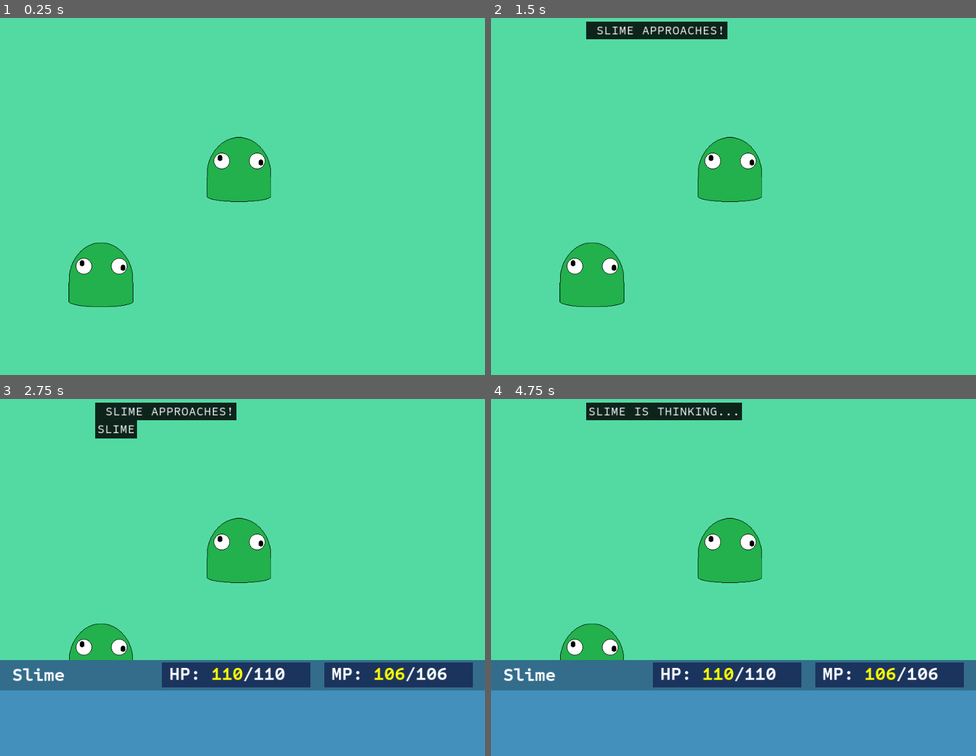
Above: before the commit, frames 1-4 (two rows, left to right).
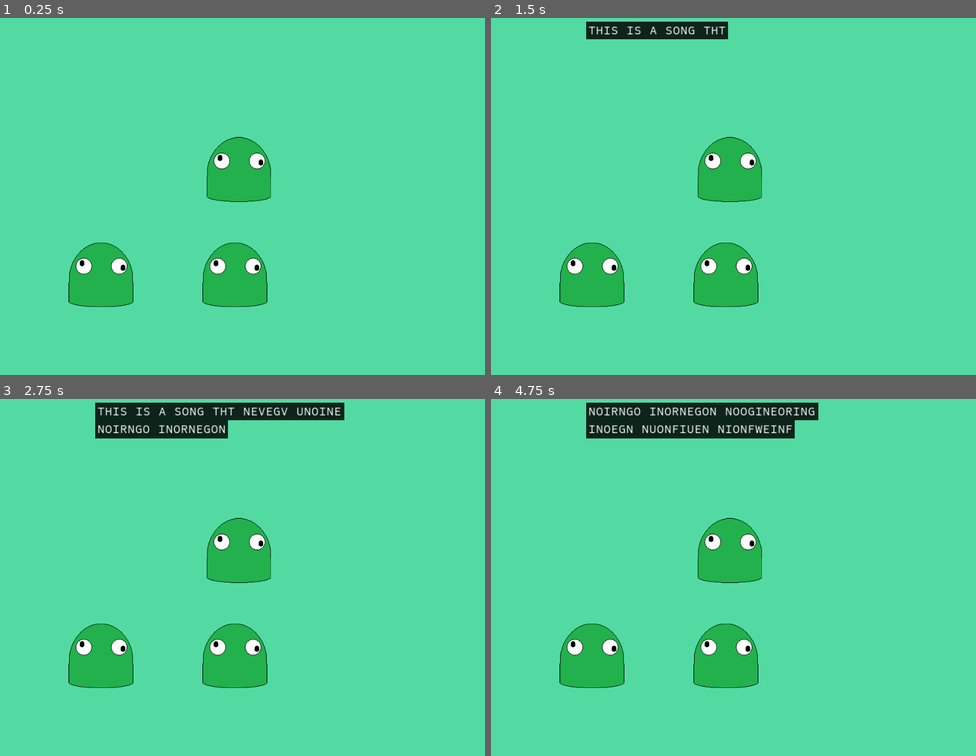
Above: after the commit, the same moments.

Repository: Tougon/CopyrightRPG
Game: Godot game, scene res://src/RPGData/Scenes/BattleScene.tscn
Same seed, same stepped clock (60 frames per second), same inputs: the game is played once before the commit and once after it. This scene is started directly instead of the project's main scene. Video files are missing from this copy of the repository; at most half a second of black plays in their place.
Inputs (mouse positions are in pixels of both pictures, inside the frame that each line leads up to):
- Up to frame 1 (0.25 s): no input
- Up to frame 2 (1.5 s): tap Enter at 0.5 s; move the mouse to (840, 175) at 0.52 s; move the mouse to (636, 210) at 1.27 s
- Up to frame 3 (2.75 s): move the mouse to (291, 495) at 2.02 s
- Up to frame 4 (4.75 s): move the mouse to (709, 645) at 2.77 s; tap Space at 3.5 s; move the mouse to (879, 627) at 3.52 s; move the mouse to (588, 520) at 4.27 s

The runs differ from the first frame. In frame 1, 2.1% of the frame differs, in the area x 41-56%, y 62-81%; in frame 2, 2.4%; in frame 3, 30%; in frame 4, 31%, in the area x 0-100%, y 1-100%.

Commit message:
12-4-23 - Dialogue fixes
Fixed edge cases where dialogue would not work as intended.

Diff:
--- a/src/BattleDialogue/Scripts/DialogueCanvas.gd
+++ b/src/BattleDialogue/Scripts/DialogueCanvas.gd
@@ -27,6 +27,7 @@
 
 # Called when the node enters the scene tree for the first time.
 func _ready():
+	current_rows = 0;
 	text_label.clear();
 	EventManager.on_dialogue_queue.connect(_on_dialogue_queue);
 	EventManager.on_message_queue.connect(_on_message_queue);
@@ -48,12 +49,13 @@
 
 
 func print_dialogue(text : String):
+	current_rows += 1;
 
 	if text_label.get_parsed_text().length() > 1:
 		text_label.add_text("\n");
 
-		if text_label.get_paragraph_count() > (max_rows + 1):
-				text_label.remove_paragraph(1);
+		if current_rows > max_rows:
+			_remove_extra_rows();
 
 	is_printing = true;
 
@@ -122,14 +124,16 @@
 
 		# If the width exceeds the limit add a new line before continuing
 		if width >= text_label.get_rect().size.x:
-			if n < splits.size() - 1:
+			current_rows += 1;
+
+			if n < splits.size():
 				await get_tree().create_timer(row_pause).timeout;
 				text_label.add_text("\n");
 				_row_display_delay(current_line);
 
 			# If the number of lines are too great, immediately remove the first line
-			if text_label.get_paragraph_count() > (max_rows + 1):
-				text_label.remove_paragraph(1);
+			if current_rows > max_rows:
+				_remove_extra_rows();
 			current_line = "";
 		else:
 			if n > 0:
@@ -146,6 +150,26 @@
 	is_printing = false;
 
 
+func _remove_extra_rows():
+
+	var current_display = text_label.get_parsed_text().split("\n");
+
+	current_rows = 0;
+	text_label.clear();
+	text_label.append_text(bbcode);
+
+	while current_display.size() > max_rows:
+		current_display.remove_at(0);
+
+	for n in current_display.size():
+
+		if n > 0:
+			text_label.add_text("\n");
+
+		text_label.add_text(current_display[n].replace("\t", ""));
+		current_rows += 1;
+
+
 func _row_display_delay(row : String):
 	# Clean up spaces
 	row = row.replace(" ", "");
@@ -164,9 +188,9 @@
 	for n in current_display.size():
 
 		var line = current_display[n].replace("\t", "").replace(" ", "");
-
-		if line == row:
+		if line == row && to_remove == -1:
 			to_remove = n+1;
+			current_rows -= 1;
 			continue;
 
 		if row_num > 0:
--- a/src/RPGData/Scenes/BattleScene.gd
+++ b/src/RPGData/Scenes/BattleScene.gd
@@ -25,7 +25,9 @@
 		await fade_sequence.tween_ended;
 
 	# Print the opening dialogue
-	EventManager.on_dialogue_queue.emit(_get_intro_dialogue());
+	#EventManager.on_dialogue_queue.emit(_get_intro_dialogue());
+	EventManager.on_dialogue_queue.emit("this is a song tht nevegv unoine noirngo inornegon noogineoring inoegn nuonfiuen nionfweinf niowfoienonf");
+
 	await EventManager.on_sequence_queue_empty;
 
 	# Begin the turn
@@ -33,12 +35,33 @@
 
 
 func _begin_turn():
+	EventManager.on_turn_begin.emit();
+	# TODO: Wait until all turn begin effects have resolved
+	#await EventManager.on_sequence_queue_empty;
 	current_player_index = 0;
 
+	# TODO: Sort players/turn order by speed;
 	if players.size() > 0:
 		EventManager.set_active_player.emit(players[current_player_index]);
 
 	UIManager.open_menu_name("player_battle_main");
+
+	_decision_phase();
+
+
+# Name may be changed but this is the phase where we choose actions for the turn.
+func _decision_phase():
+	await get_tree().create_timer(2.0).timeout
+
+	while current_player_index < players.size():
+		await get_tree().process_frame;
+
+		if players[current_player_index].is_ready:
+			current_player_index += 1;
+			EventManager.set_active_player.emit(players[current_player_index]);
+			UIManager.open_menu_name("player_battle_main");
+
+	# TODO: Process enemy actions for the turn
 
 
 # Event responses
@@ -87,3 +110,9 @@
 		if enemy.current_entity != entity:
 			return false;
 	return true;
+
+
+func _on_destroy():
+	if EventManager != null:
+		EventManager.register_player.disconnect(_on_player_register);
+		EventManager.register_enemy.disconnect(_on_enemy_register);
--- a/src/RPGData/Scenes/BattleScene.tscn
+++ b/src/RPGData/Scenes/BattleScene.tscn
@@ -65,6 +65,9 @@
 [node name="TempPlayer" parent="Entities" instance=ExtResource("4_al1wb")]
 position = Vector2(200, 522)
 
+[node name="TempPlayer2" parent="Entities" instance=ExtResource("4_al1wb")]
+position = Vector2(465, 522)
+
 [node name="TempEnemy" parent="Entities" instance=ExtResource("5_c337l")]
 position = Vector2(473, 314)
 
--- a/src/RPGData/Scenes/Entity/EntityController.gd
+++ b/src/RPGData/Scenes/Entity/EntityController.gd
@@ -21,10 +21,13 @@
 var current_hp : int;
 var current_mp : int;
 
+var is_ready : bool = false;
+
 
 # Called when the node enters the scene tree for the first time.
 func _ready():
-	level = 50; # TEMP CODE: Used to force legitimate calculations for levels
+	level = 50; # TEMP CODE: Used to force legitimate calculations for stats
+	EventManager.on_turn_begin.connect(_on_turn_begin);
 	entity_init();
 
 
@@ -77,6 +80,10 @@
 		# TODO: Reset entity UI
 
 
+func _on_turn_begin():
+	is_ready = false;
+
+
 func create_move_list():
 	move_list.clear();
 
@@ -93,3 +100,8 @@
 
 func get_mp_percent() -> float:
 	return float(current_mp) / float(max_mp);
+
+
+func _on_destroy():
+	if EventManager != null:
+		EventManager.on_turn_begin.disconnect(_on_turn_begin);
